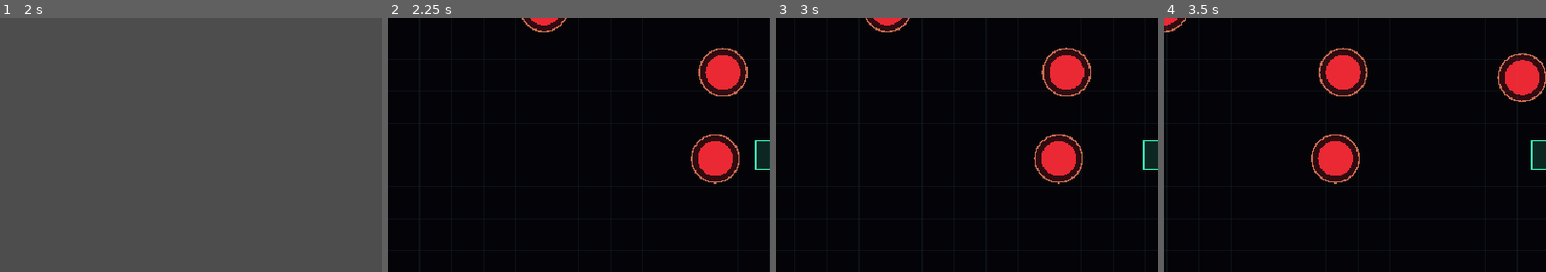
Above: before the commit, frames 1-4 (left to right).
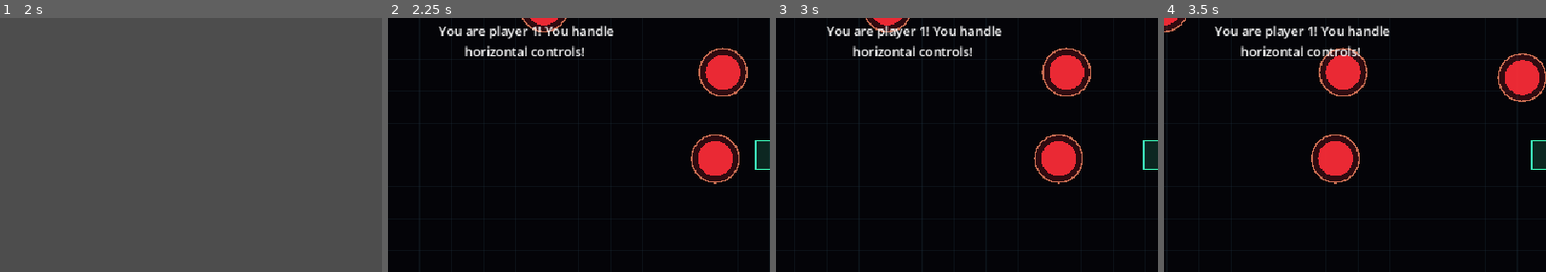
Above: after the commit, the same moments.

Repository: Spudoku/orbital-defense
Game: Godot game, scene res://scenes/control.tscn
The game is run twice, just before and just after one commit, with the same random seed, the same clock (stepped at 60 frames per second) and the same inputs.
Inputs (mouse positions are % of the whole screen's width and height, from its top left):
- Up to frame 1 (2 s): click (60, 29) at 0.52 s; type "Alex" at 0.6 s; click "Host" at 1.25 s
- Up to frame 2 (2.25 s): click "Start Game" at 2 s
- Up to frame 3 (3 s): tap Enter at 2.75 s; hold Right (move_right) from 2.78 s (still down)
- Up to frame 4 (3.5 s): keep holding Right (move_right); tap Space at 3.02 s
The pictures show only the part of the screen within x 0-50%, y 23-73%; the shares and areas given below are measured in that part.

Frame 1 is identical in both runs. In frame 2, 1.7% of the frame differs, in the area x 13-59%, y 3-16%; in frame 3, 1.7%; in frame 4, 1.7%.

Commit message:
trying to close the loop properly for local testing

Diff:
--- a/scenes/keyboard_tracing_prototype.tscn
+++ b/scenes/keyboard_tracing_prototype.tscn
@@ -64,6 +64,14 @@
 grow_horizontal = 0
 grow_vertical = 0
 
+[node name="ClientLabel" type="Label" parent="HUD" unique_id=1417146264]
+offset_left = 23.0
+offset_top = 126.0
+offset_right = 320.0
+offset_bottom = 181.0
+horizontal_alignment = 1
+autowrap_mode = 3
+
 [node name="MultiplayerSpawner_targets" type="MultiplayerSpawner" parent="." unique_id=1955720186]
 _spawnable_scenes = PackedStringArray("uid://dmkyhxf84ps2n")
 spawn_path = NodePath("../Targets")
--- a/scripts/caleb-scripts/MultiplayerController.gd
+++ b/scripts/caleb-scripts/MultiplayerController.gd
@@ -157,6 +157,7 @@
 				return
 			peer.get_host().compress(ENetConnection.COMPRESS_RANGE_CODER)
 
+
 	# var connection_url = Address
 
 
@@ -178,10 +179,11 @@
 
 	hostButton.disabled = true
 	joinButton.disabled = true
-
-	SendPlayerData(usernameText.text, multiplayer.get_unique_id())
 	# TODO: create server
 	hostGame()
+
+	SendPlayerData(usernameText.text, multiplayer.get_unique_id())
+
 
 	pass # Replace with function body.
 
--- a/scripts/keyboard_tracing_prototype.gd
+++ b/scripts/keyboard_tracing_prototype.gd
@@ -56,6 +56,7 @@
 @onready var _score_label: Label = $HUD/ScoreLabel
 @onready var _target_label: Label = $HUD/TargetLabel
 @onready var _energy_display: EnergyDisplay = $HUD/EnergyDisplay
+@onready var clientLabel: Label = $HUD/ClientLabel
 
 @onready var targets_spawner = $MultiplayerSpawner_targets
 @onready var cursor_spawner = $MultiplayerSpawner_cursor
@@ -301,8 +302,16 @@
 	# handle things as the server
 	if multiplayer.is_server():
 		disconnect_all_players()
-		GameManager.clear_game_state()
-		queue_free() # free the level node
+		# GameManager.clear_game_state()
+		# Check if this server is a headless dedicated server (like on Railway)
+		if DisplayServer.get_name() == "headless":
+			print("Dedicated server: freeing level...")
+			queue_free() # Safely destroy the level node on the cloud machine
+		else:
+			print("Host-client server: returning to menu...")
+			back_to_menu() # Local host-client needs to restore their menu!
+			queue_free()
+
 	else:
 		back_to_menu()
 		# clear game manager fields
@@ -429,14 +438,14 @@
 	if my_id == GameManager.player2:
 		movement.y = Input.get_axis("move_up", "move_down")
 
-	if not updated_roles:
+	if not updated_roles and clientLabel != null:
 		if GameManager.player1 != 0 and GameManager.player2 != 0: # if I don't do this, then there is a race condition where player1/player2 aren't initialized
-			# if my_id == GameManager.player1:
-			# 	clientLabel.text = clientLabel.text + "\n You are player 1! You handle horizontal controls!"
-			# elif my_id == GameManager.player2:
-			# 	clientLabel.text = clientLabel.text + "\n You are player 2! You handle vertical controls!"
-			# else:
-			# 	clientLabel.text = clientLabel.text + "\n You have not been assigned controls!"
+			if my_id == GameManager.player1:
+				clientLabel.text = clientLabel.text + "\n You are player 1! You handle horizontal controls!"
+			elif my_id == GameManager.player2:
+				clientLabel.text = clientLabel.text + "\n You are player 2! You handle vertical controls!"
+			else:
+				clientLabel.text = clientLabel.text + "\n You have not been assigned controls!"
 			updated_roles = true
 
 	if movement == Vector2.ZERO or energy <= 0.0:
Not shown, changed: export/client/windows-client.pck
Not shown, changed: export/server/game_server.pck
